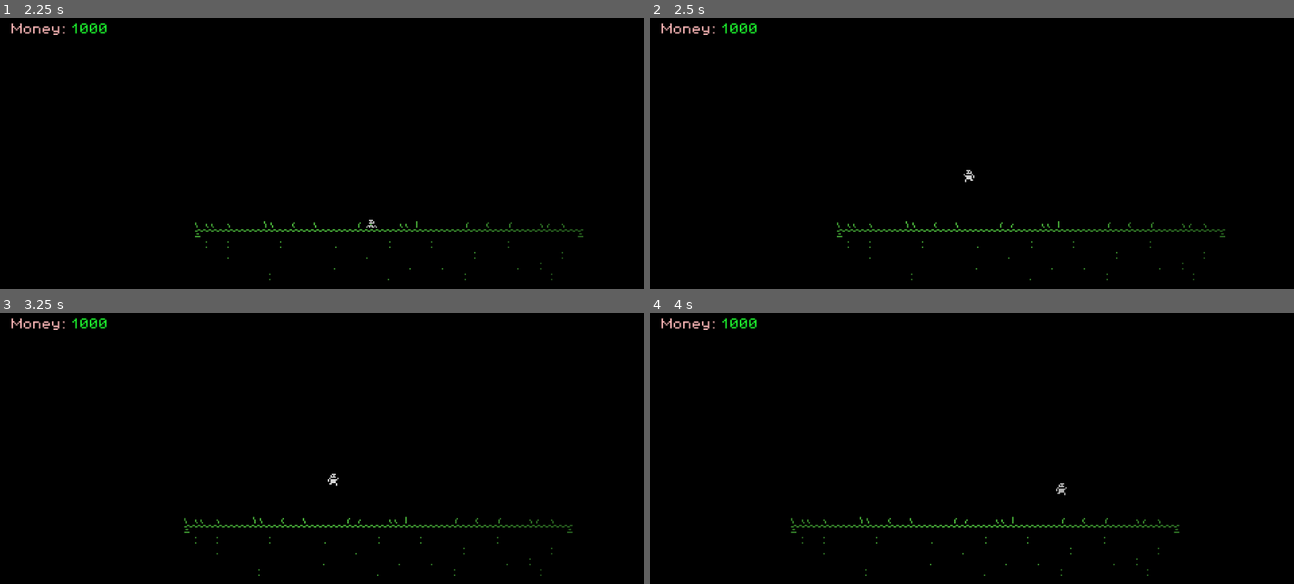
Above: before the commit, frames 1-4 (two rows, left to right).
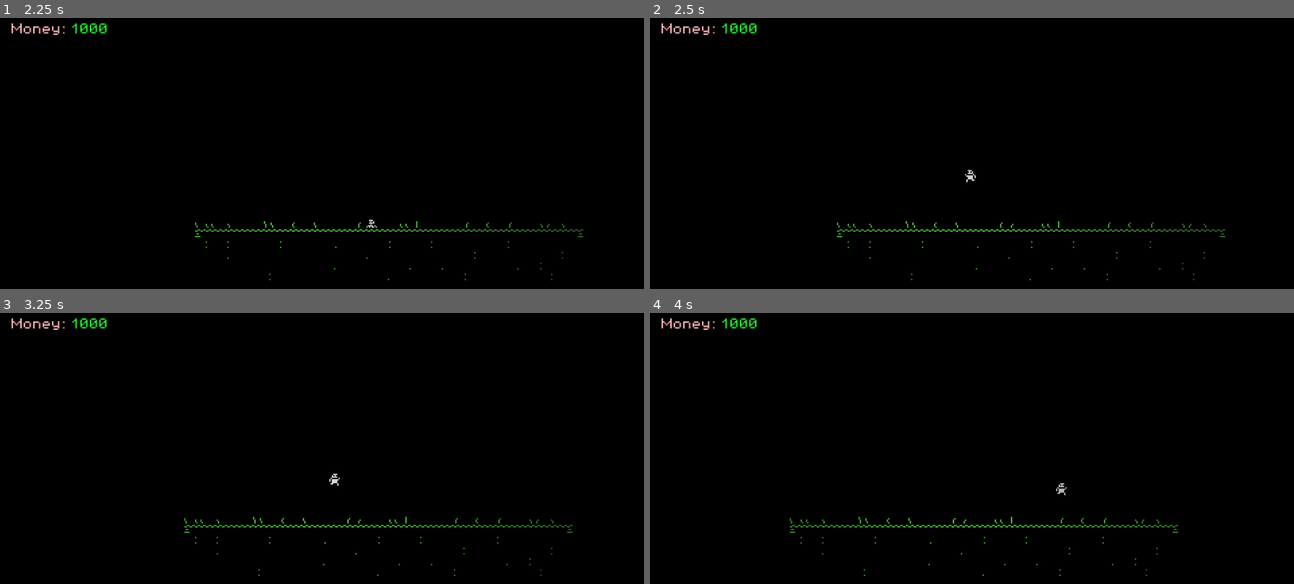
Above: after the commit, the same moments.

Repository: garf/godot-2d-game-template
Game: Godot game, scene res://game/main.tscn
Two runs of this game, one before a commit and one after it. Both use one fixed random seed, a clock stepped at 60 frames per second and the inputs below.
Inputs:
- Up to frame 1 (2.25 s): tap Enter at 0.5 s; hold Ctrl (crouch) 0.53-1.28 s; hold D (walk_right) 0.53-2.03 s; tap Space (jump) at 0.77, 0.8, 1.07, 1.35, 1.52, 1.82 s; tap Ctrl (crouch) at 1.55 s; hold A (walk_left) from 2.03 s (still down); hold Ctrl (crouch) from 2.03 s (still down)
- Up to frame 2 (2.5 s): keep holding A (walk_left); keep holding Ctrl (crouch); tap Space (jump) at 2.3 s
- Up to frame 3 (3.25 s): release A (walk_left) at 2.78 s; release Ctrl (crouch) at 2.78 s; hold D (walk_right) from 2.78 s (still down); tap Ctrl (crouch) at 2.85 s; tap Space (jump) at 3.02 s
- Up to frame 4 (4 s): keep holding D (walk_right); tap Space (jump) at 3.32, 3.5, 3.6, 3.77 s

Frame 1 is identical in both runs. In frame 2, less than 0.1% of the frame differs, in the area x 48-51%, y 55-61%; in frame 3, less than 0.1%; in frame 4, 0.7%, in the area x 21-83%, y 75-98%.

Commit message:
feat: dash slowdown

Diff:
--- a/game/entities/characters/player/player_movement_controller.gd
+++ b/game/entities/characters/player/player_movement_controller.gd
@@ -19,9 +19,13 @@
 @export var slide_speed_multiplier: float = 1.25
 @export var slide_min_start_speed: float = 20.0
 @export var slide_jump_velocity_multiplier: float = 1.15
+@export var slide_flat_time: float = 0.20
+@export var slide_slowdown_time: float = 0.35
+@export var slide_jump_bonus_end_offset: float = 0.08
 
 var _crouching: bool = false
 var _sliding: bool = false
+var _slide_timer: float = 0.0
 var _coyote_timer: float = 0.0
 var _jump_buffer_timer: float = 0.0
 var _remaining_air_jumps: int = 0
@@ -35,7 +39,7 @@
 
 	_update_timers(delta, on_floor)
 	_update_facing(input_axis)
-	_update_crouch(on_floor)
+	_update_crouch(delta, on_floor)
 	_apply_horizontal_movement(input_axis, delta, on_floor)
 	_apply_jump()
 	_apply_gravity(delta)
@@ -68,15 +72,20 @@
 		_player.set_facing_sign(-1)
 
 
-func _update_crouch(on_floor: bool) -> void:
+func _update_crouch(delta: float, on_floor: bool) -> void:
 	if not on_floor or not Input.is_action_pressed("crouch"):
 		_crouching = false
-		_sliding = false
+		_stop_slide()
 		return
 
 	_crouching = true
 	if Input.is_action_just_pressed("crouch") and absf(_player.velocity.x) >= slide_min_start_speed:
 		_sliding = true
+		_slide_timer = 0.0
+	elif _sliding:
+		_slide_timer += delta
+		if _slide_timer >= _get_slide_duration():
+			_stop_slide()
 
 
 func _apply_horizontal_movement(input_axis: float, delta: float, on_floor: bool) -> void:
@@ -89,11 +98,22 @@
 
 func _get_speed_multiplier() -> float:
 	if _sliding:
-		return slide_speed_multiplier
+		return _get_slide_speed_multiplier()
 	if _crouching:
 		return crouch_speed_multiplier
 
 	return 1.0
+
+
+func _get_slide_speed_multiplier() -> float:
+	if _slide_timer <= slide_flat_time:
+		return slide_speed_multiplier
+	if slide_slowdown_time <= 0.0:
+		return crouch_speed_multiplier
+
+	var slowdown_elapsed: float = _slide_timer - slide_flat_time
+	var slowdown_progress: float = clampf(slowdown_elapsed / slide_slowdown_time, 0.0, 1.0)
+	return lerpf(slide_speed_multiplier, crouch_speed_multiplier, slowdown_progress)
 
 
 func _get_horizontal_acceleration(input_axis: float, target_speed: float, on_floor: bool) -> float:
@@ -118,14 +138,14 @@
 		return
 
 	var next_jump_velocity: float = jump_velocity
-	if _sliding:
+	if _can_use_slide_jump_bonus():
 		next_jump_velocity *= slide_jump_velocity_multiplier
 
 	_player.velocity.y = next_jump_velocity
 	_jump_buffer_timer = 0.0
 	_coyote_timer = 0.0
 	_crouching = false
-	_sliding = false
+	_stop_slide()
 
 	if not can_use_ground_jump:
 		_remaining_air_jumps = maxi(_remaining_air_jumps - 1, 0)
@@ -147,3 +167,17 @@
 
 func _get_available_air_jumps() -> int:
 	return maxi(max_jumps - 1, 0)
+
+
+func _get_slide_duration() -> float:
+	return maxf(slide_flat_time + slide_slowdown_time, 0.0)
+
+
+func _can_use_slide_jump_bonus() -> bool:
+	var bonus_end_time: float = maxf(_get_slide_duration() - slide_jump_bonus_end_offset, 0.0)
+	return _sliding and _slide_timer < bonus_end_time
+
+
+func _stop_slide() -> void:
+	_sliding = false
+	_slide_timer = 0.0
